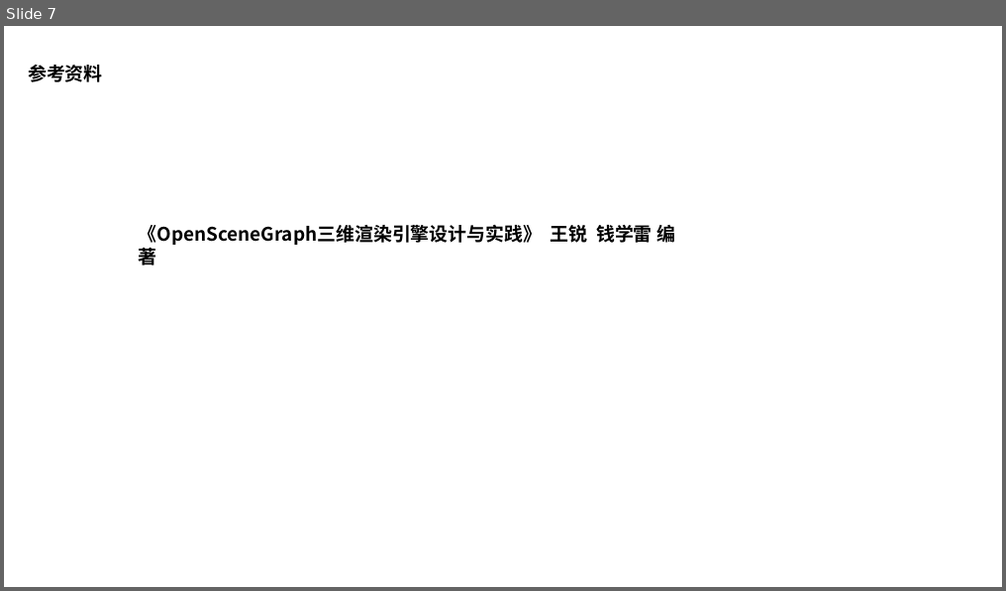
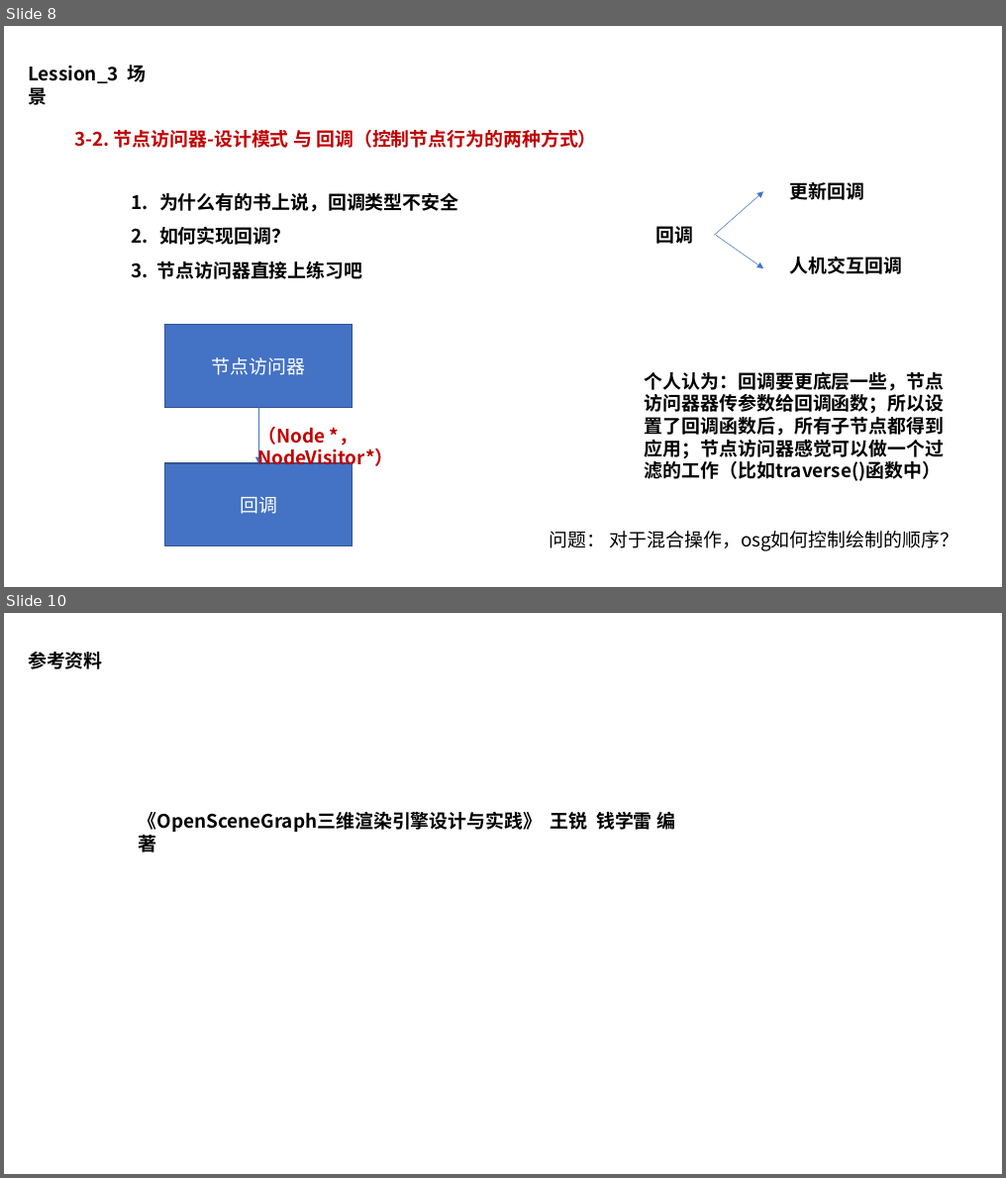
Before and after one commit to pczpcz/OSGLearning, a slide deck: note/note.pptx. Shown one above the other, each under a label of ours: slide 7 before the commit, slides 8 and 10 after it; the slides between them are not shown. The pictures are 1006x591 and 1006x1178 pixels, drawn with LibreOffice and Linux fonts; fonts in the diff are those of the drawing. Boxes give left, top, right and bottom in pixels: in the first picture for what was removed or moved away, otherwise in the second. Text is boxed around its words. In the diff, an @@ line names an element or a change of style, - is before the commit and + after.

Commit message:
Lession_3: 场景组织结构--笔记

```diff
--- a/note/note.pptx
+++ b/note/note.pptx
@@ slide 8 added at [4, 26, 1002, 587], background #FFFFFF @@
@@ text added at [28, 65, 147, 105], 18 pt, text #000000, bold @@
+Lession_3 场景
@@ text added at [74, 130, 596, 148], 18 pt, text #C00000, bold @@
+3-2. 节点访问器-设计模式 与 回调（控制节点行为的两种方式）
@@ text added at [132, 193, 458, 279], 18 pt, text #000000, bold @@
+1. 为什么有的书上说，回调类型不安全
+2. 如何实现回调？
+3. 节点访问器直接上练习吧
@@ arrow added from (715, 236) to (764, 191), #4472C4 0.5 pt @@
@@ text added at [790, 182, 865, 200], 18 pt, text #000000, bold @@
+更新回调
@@ text added at [656, 226, 694, 244], 18 pt, text #000000, bold @@
+回调
@@ arrow added from (716, 236) to (764, 269), #4472C4 0.5 pt @@
@@ text added at [790, 257, 902, 274], 18 pt, text #000000, bold @@
+人机交互回调
@@ rectangle added at [165, 325, 351, 408], fill #4472C4, outline #325491 1 pt, 18 pt, text #FFFFFF @@
+节点访问器
@@ text added at [645, 372, 944, 481], 18 pt, text #000000, bold @@
+个人认为：回调要更底层一些，节点访问器器传参数给回调函数；所以设置了回调函数后，所有子节点都得到应用；节点访问器感觉可以做一个过滤的工作（比如traverse()函数中）
@@ arrow added from (258, 408) to (258, 464), #4472C4 0.5 pt @@
@@ text added at [257, 423, 393, 471], 18 pt, text #C00000, bold @@
+（Node *， NodeVisitor*）
@@ rectangle added at [165, 464, 351, 547], fill #4472C4, outline #325491 1 pt, 18 pt, text #FFFFFF @@
+回调
@@ text added at [549, 531, 958, 552], 18 pt, text #000000 @@
+问题： 对于混合操作，osg如何控制绘制的顺序？
@@ what was slide 7 is now slide 10 @@
```
Also in this commit, not shown: 5 slides changed, 2 other slides added.
